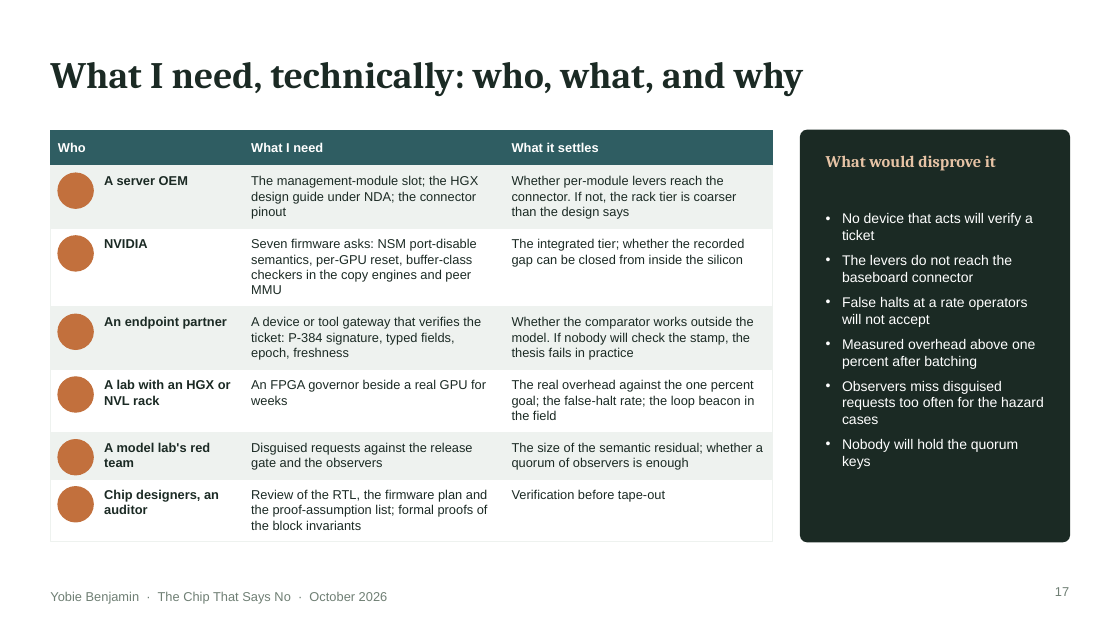
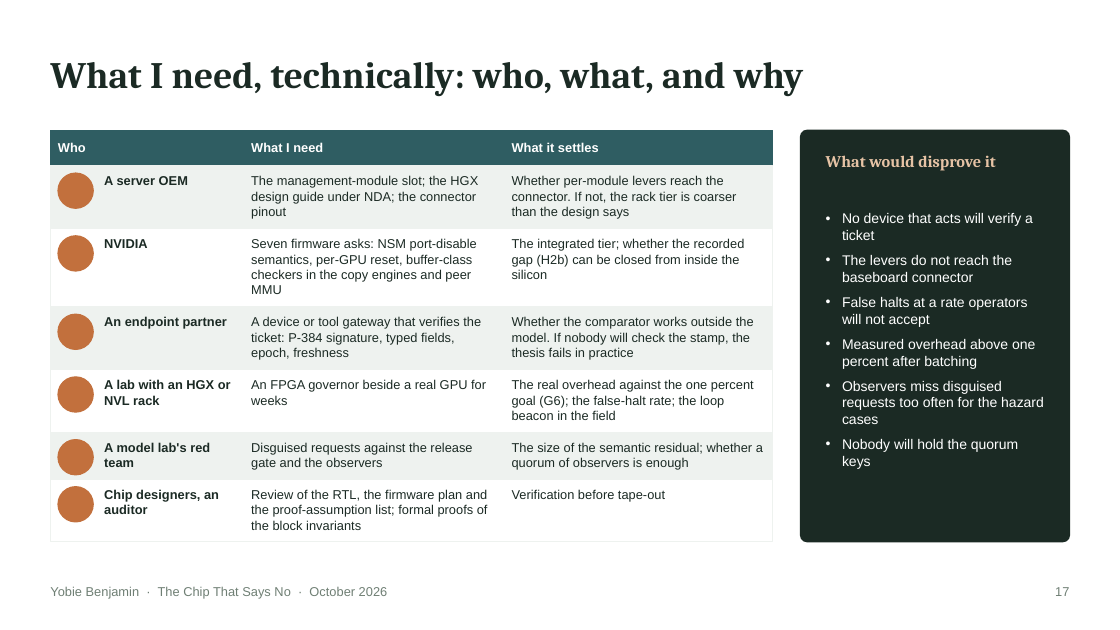
Before and after one commit to YobieBenjamin/safety-governor, a slide deck: slide 17 of docs/brief/chip-that-says-no-brief.pptx. Drawn at 1120x630 pixels with LibreOffice and Linux fonts; fonts in the diff are those of the drawing; background and template pictures are left out. Boxes give left, top, right and bottom in pixels: in the first picture for what was removed or moved away, otherwise in the second. Text is boxed around its words. In the diff, an @@ line names an element or a change of style, - is before the commit and + after.

```diff
--- a/docs/brief/chip-that-says-no-brief.pptx
+++ b/docs/brief/chip-that-says-no-brief.pptx
@@ text at [512, 238, 745, 279]: text changed @@
-The integrated tier; whether the recorded gap can be closed from inside the silicon
+The integrated tier; whether the recorded gap (H2b) can be closed from inside the silicon
@@ text at [512, 379, 754, 420]: text changed @@
-The real overhead against the one percent goal; the false-halt rate; the loop beacon in the field
+The real overhead against the one percent goal (G6); the false-halt rate; the loop beacon in the field
@@ text removed at [50, 591, 388, 604] @@
-Yobie Benjamin · The Chip That Says No · October 2026
@@ text added at [50, 586, 388, 599], 11 pt, text #6F7F74 @@
+Yobie Benjamin · The Chip That Says No · October 2026
```
Also in this commit, not shown: 17 other slides changed, 4 other files.
